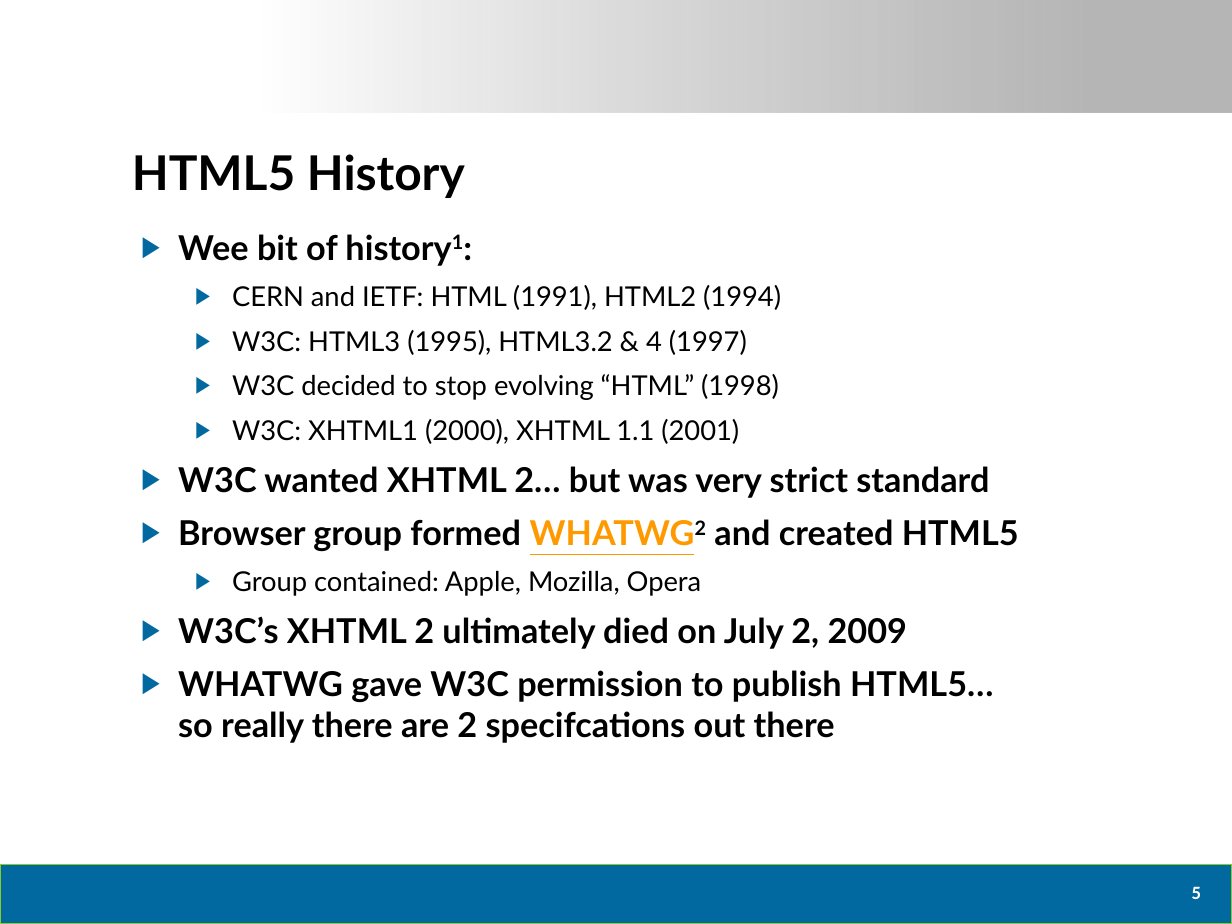
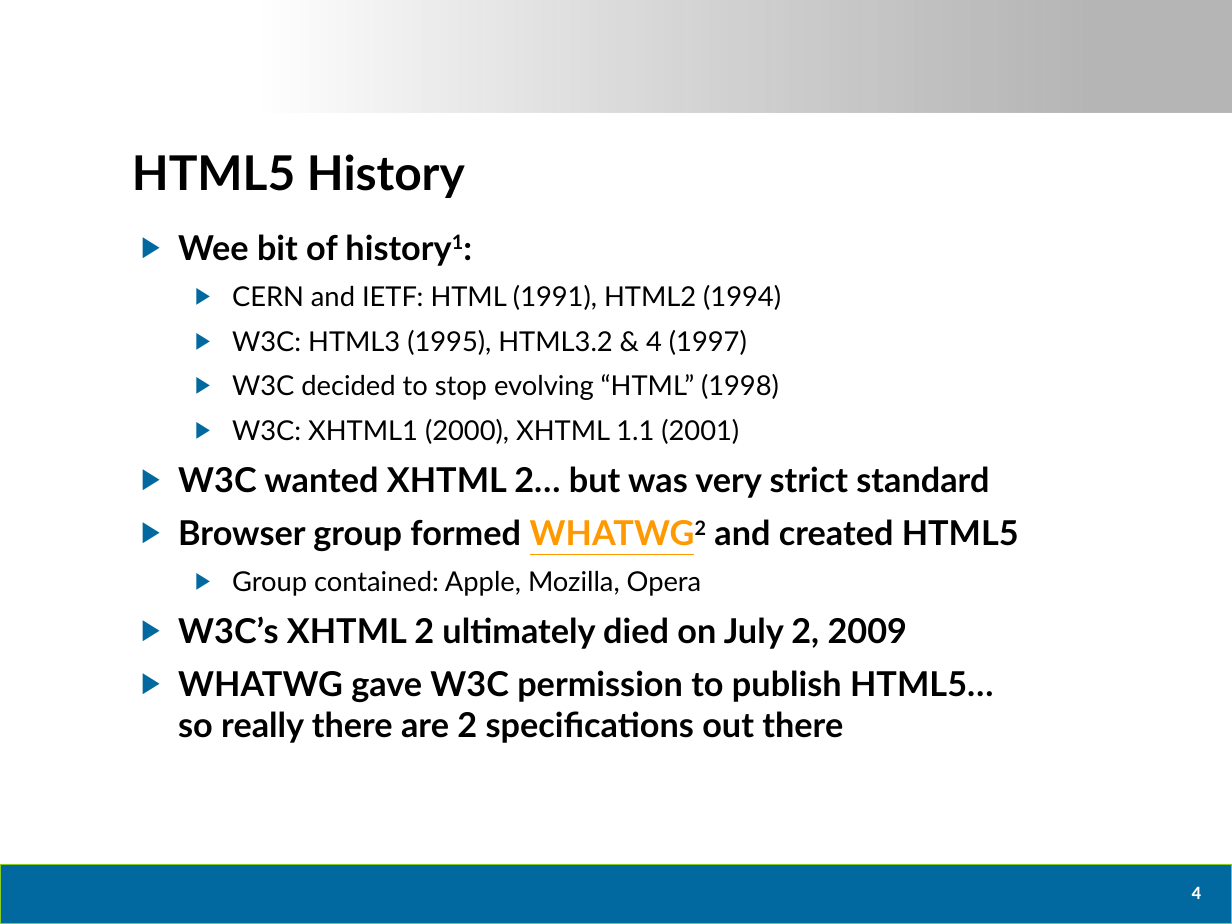
Before and after one commit to dtomyn/HTML5Demo1, a slide deck: slide 5 of Docs/2012 - Live360 Event Review (NEWER).pptx (slide 6 before the commit). Drawn at 1232x924 pixels with LibreOffice and Linux fonts; fonts in the diff are those of the drawing; background and template pictures are left out. Boxes give left, top, right and bottom in pixels: in the first picture for what was removed or moved away, otherwise in the second. Text is boxed around its words. In the diff, an @@ line names an element or a change of style, - is before the commit and + after.

```diff
--- a/Docs/2012 - Live360 Event Review (NEWER).pptx
+++ b/Docs/2012 - Live360 Event Review (NEWER).pptx
@@ text at (178,670,993,743): text changed @@
-▶ WHATWG gave W3C permission to publish HTML5… so really there are 2 specifcations out there
+▶ WHATWG gave W3C permission to publish HTML5… so really there are 2 specifications out there
@@ page number at (1192,886,1202,899): text changed @@
-5
+4
```
Also in this commit, not shown: 2 other slides changed, 1 slide removed, 9 other files.
